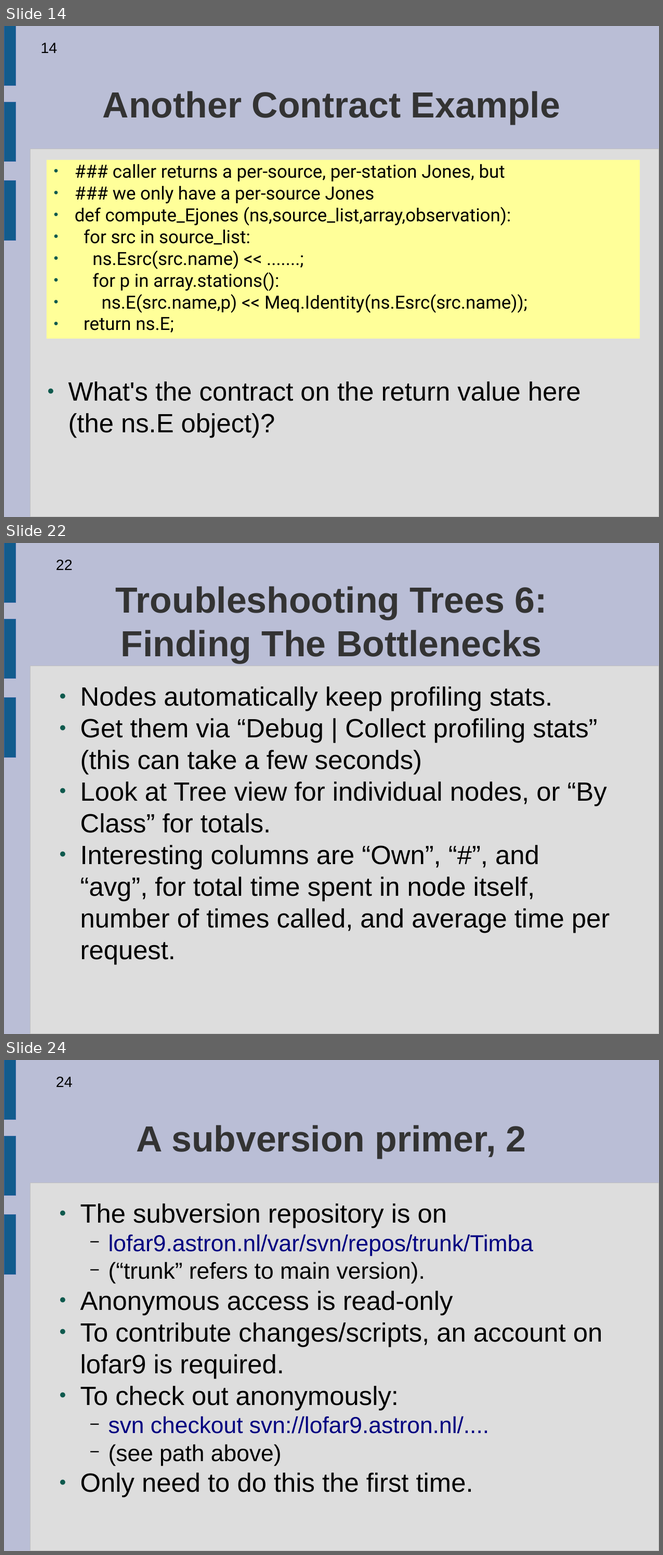
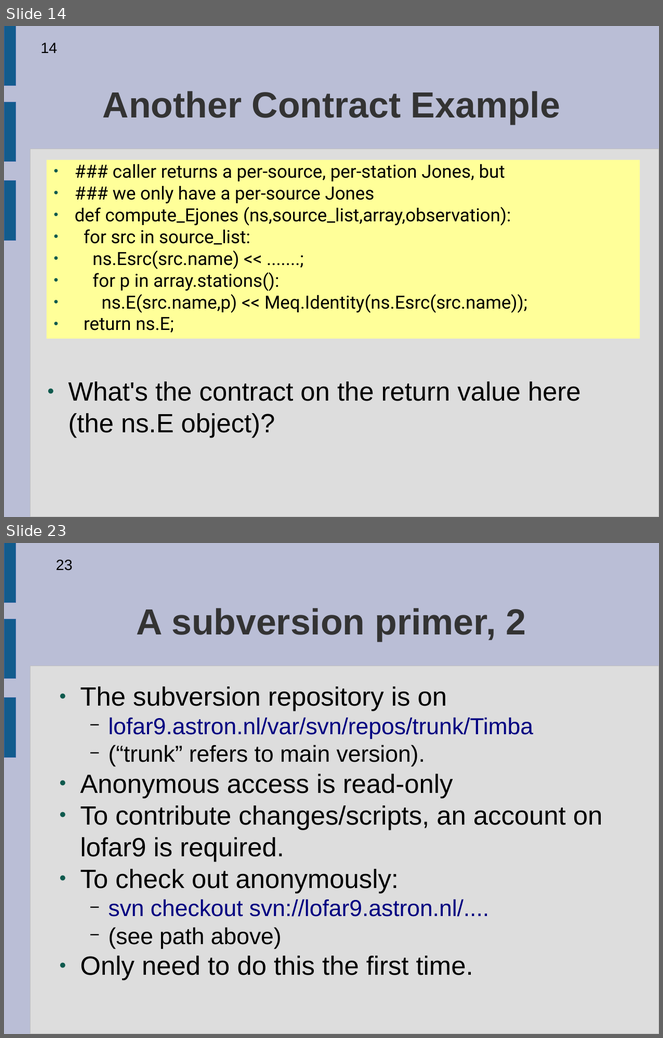
Before and after one commit to ratt-ru/meqtrees-timba, a slide deck: doc/Courses/Workshop2006-Presentations/5-LSM-Design-Debugging.odp. Shown one above the other, each under a label of ours: slides 14, 22 and 24 before the commit, slides 14 and 23 after it; the slides between them are not shown. The pictures are 663x1555 and 663x1038 pixels, drawn with LibreOffice and Linux fonts; fonts in the diff are those of the drawing. Boxes give left, top, right and bottom in pixels: in the first picture for what was removed or moved away, otherwise in the second. Text is boxed around its words. In the diff, an @@ line names an element or a change of style, - is before the commit and + after.

```diff
--- a/doc/Courses/Workshop2006-Presentations/5-LSM-Design-Debugging.odp
+++ b/doc/Courses/Workshop2006-Presentations/5-LSM-Design-Debugging.odp
@@ slide 22 removed at (4,543,659,1034), background #BABED6; not listed: 4 template elements that a slide beside it also shows @@
@@ page number removed at (56,560,73,570) @@
-22
@@ title removed at (116,586,547,663) @@
-Troubleshooting Trees 6:
-Finding The Bottlenecks
@@ text removed at (80,687,610,965) @@
-● Nodes automatically keep profiling stats.
-● Get them via “Debug | Collect profiling stats” (this can take a few seconds)
-● Look at Tree view for individual nodes, or “By Class” for totals.
-● Interesting columns are “Own”, “#”, and “avg”, for total time spent in node itself, number of times called, and average time per request.
@@ what was slide 24 is now slide 23 @@
@@ page number at (56,560,73,571): text changed @@
-24
+23
```
Also in this commit, not shown: 20 slides changed, 1 other slide removed, 1 other file.
